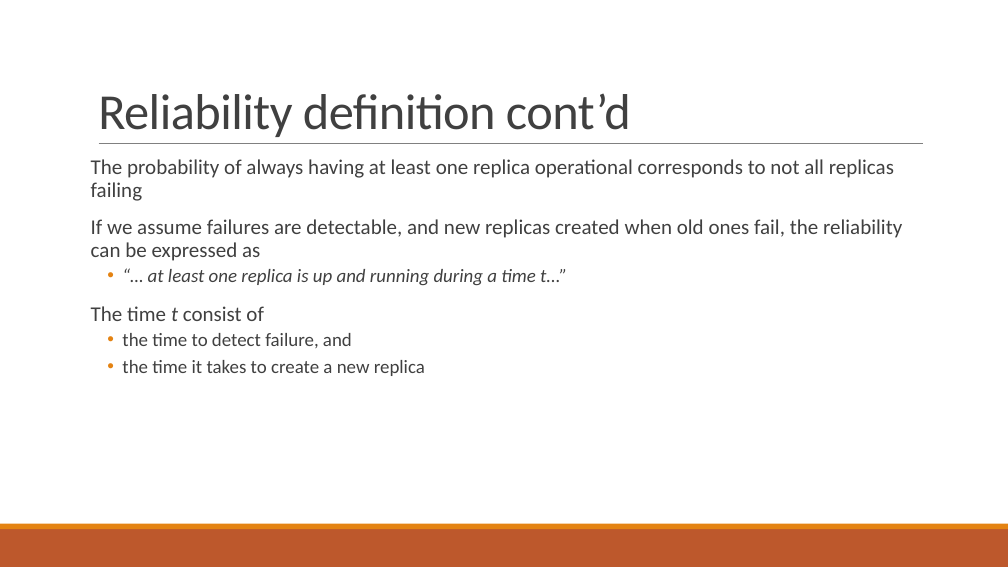
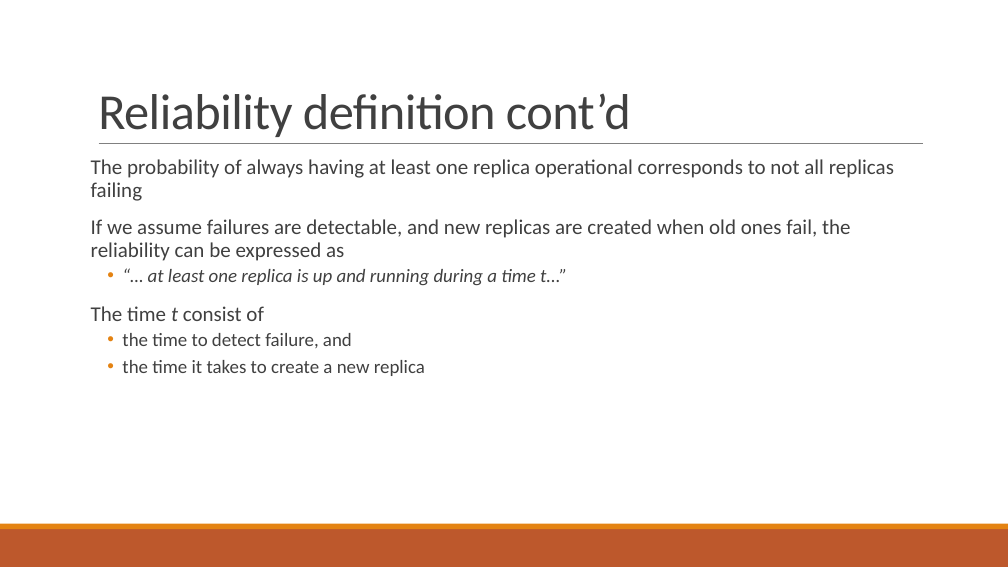
Before and after one commit to PStahl/master_thesis, a slide deck: slide 11 of presentation/presentation2.pptx. Drawn at 1008x567 pixels with LibreOffice and Linux fonts; fonts in the diff are those of the drawing. Boxes give left, top, right and bottom in pixels: in the first picture for what was removed or moved away, otherwise in the second. Text is boxed around its words. In the diff, an @@ line names an element or a change of style, - is before the commit and + after.

```diff
--- a/presentation/presentation2.pptx
+++ b/presentation/presentation2.pptx
@@ text at bbox=[91, 219, 851, 261]: text changed @@
-If we assume failures are detectable, and new replicas created when old ones fail, the reliability can be expressed as
+If we assume failures are detectable, and new replicas are created when old ones fail, the reliability can be expressed as
```
Also in this commit, not shown: 1 other slide changed.
